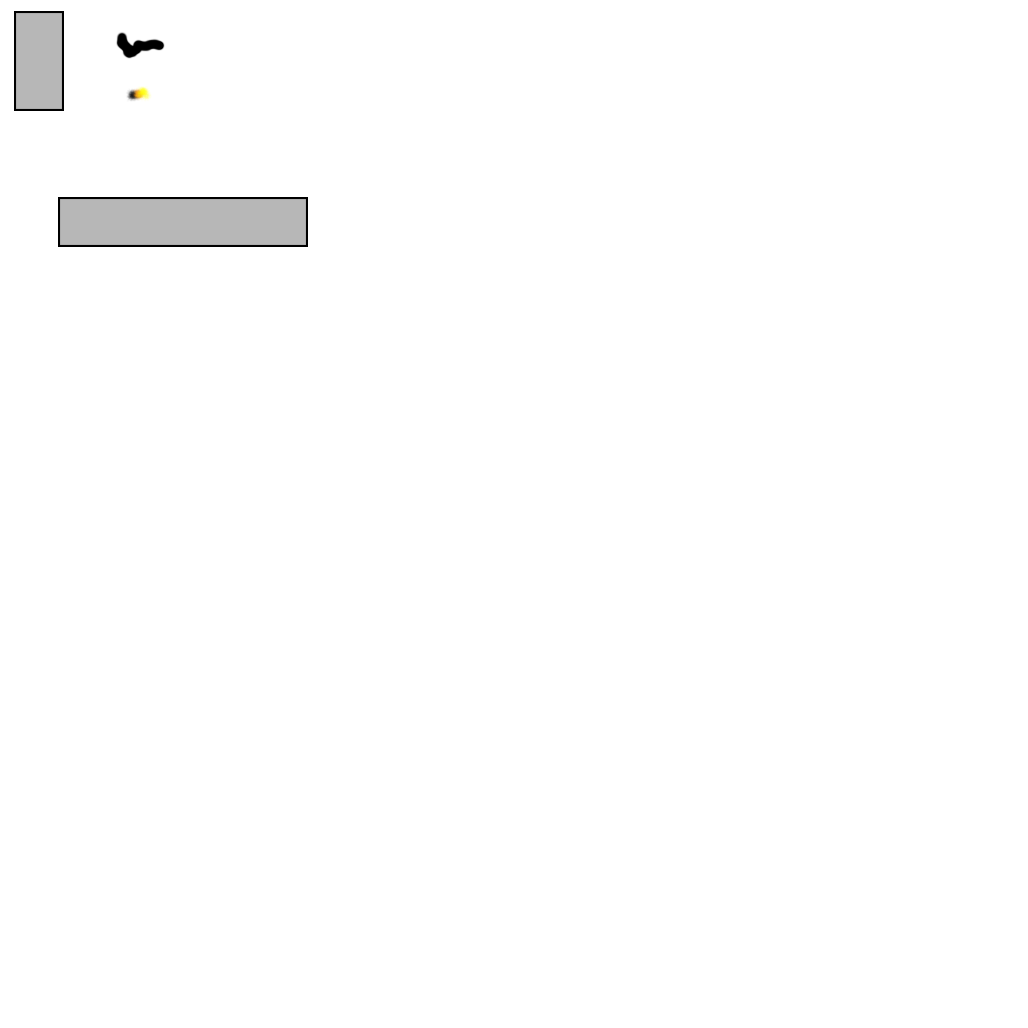
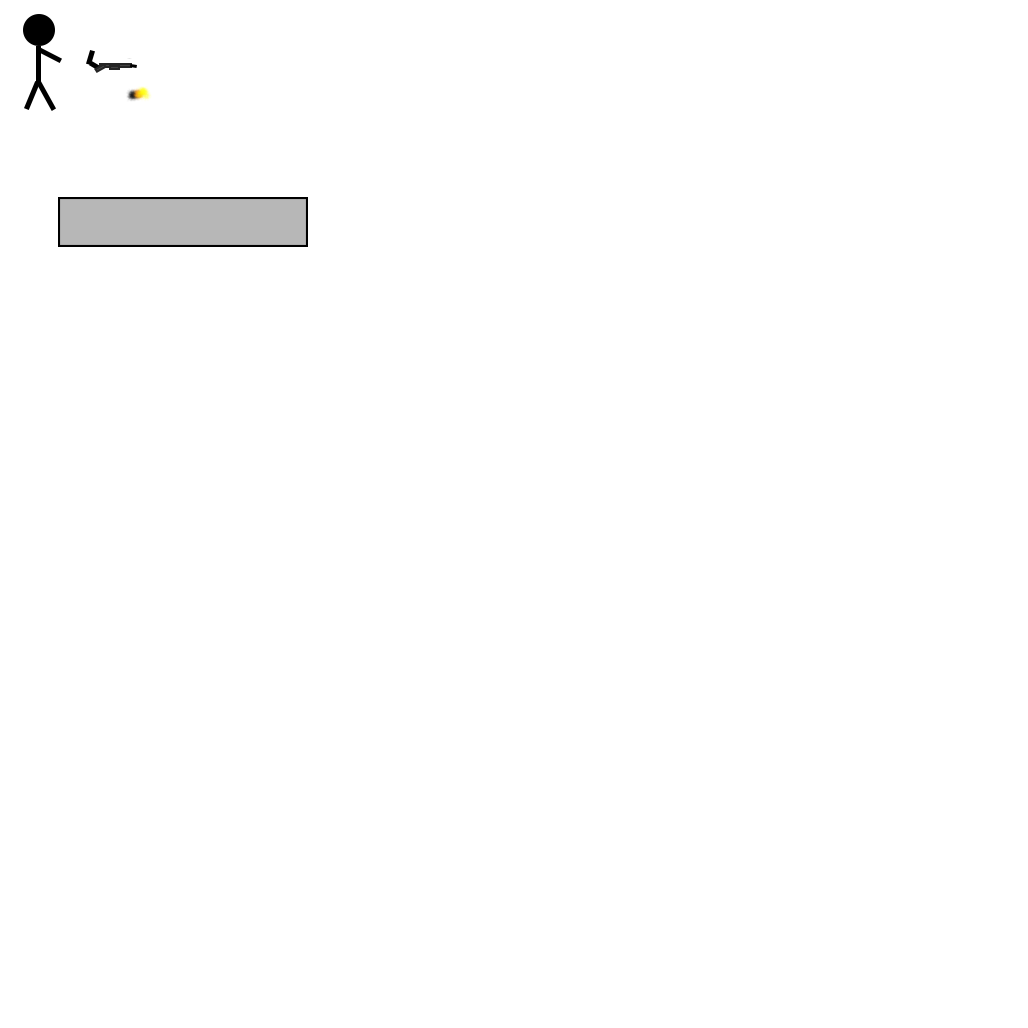
Comparing the layer stacks of the two 1028×1028 images. Changes:
renamed "Layer 1" to "Shape 4", painted on it over 23, 14, 165, 111
removed layer "Rectangle 1" over 14, 11, 64, 111
